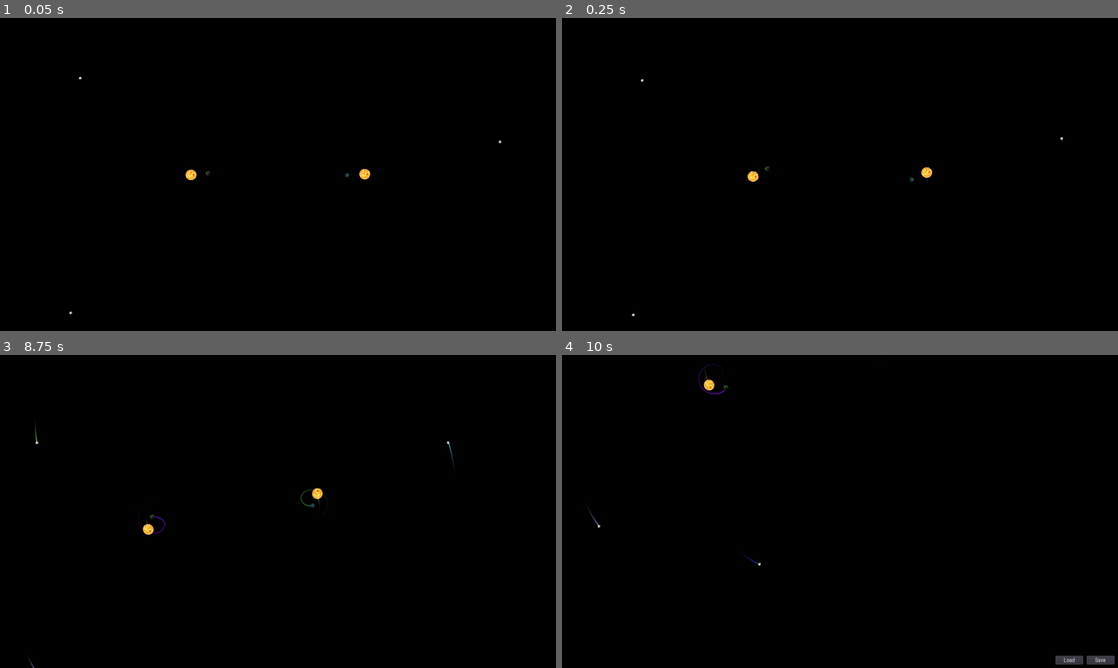
Above: before the commit, frames 1-4 (two rows, left to right).
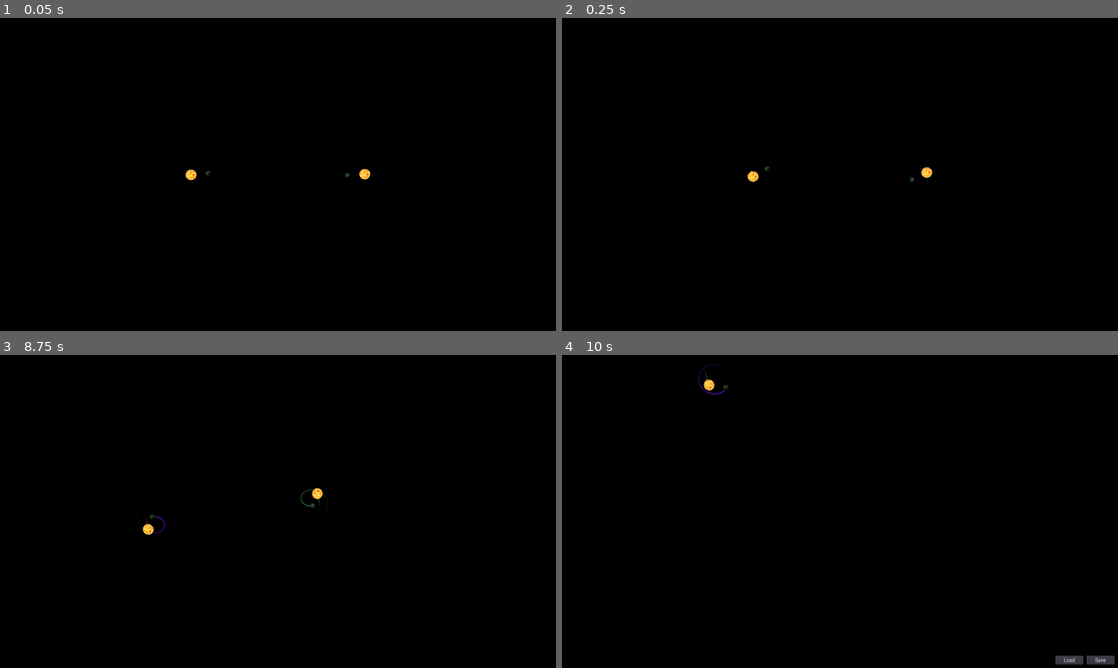
Above: after the commit, the same moments.

Repository: DimalexX/Orbits
Game: Godot game, scene res://Planets.tscn
Two runs of this game, one before a commit and one after it. Both use one fixed random seed, a clock stepped at 60 frames per second and the inputs below.
Inputs (mouse positions are in pixels of both pictures, inside the frame that each line leads up to):
- Up to frame 1 (0.05 s): no input
- Up to frame 2 (0.25 s): no input
- Up to frame 3 (8.75 s): tap Enter at 0.5, 6.5 s; move the mouse to (400, 495) at 0.52 s; hold Right (ui_right) 0.53-1.25 s; click (400, 495) at 0.67 s; tap Space (ui_select) at 0.77, 5, 5.27, 6.77, 7.52, 8.27 s; click "Load" at 1.25 s; click "Cancel" at 2 s; click "Save" at 2.75 s; click (522, 646) at 3.52 s; type "12" at 3.6 s; click "Save" at 4.25 s; move the mouse to (166, 527) at 5.02 s; hold Down (ui_down) 5.03-5.78 s; move the mouse to (333, 442) at 5.77 s; hold Right (ui_right) 5.78-6.53 s; move the mouse to (250, 574) at 6.52 s; hold Up (ui_up) 6.53-7.28 s; click (250, 574) at 6.67 s; move the mouse to (444, 558) at 7.27 s; hold Left (ui_left) from 7.28 s (still down); move the mouse to (111, 464) at 8.02 s
- Up to frame 4 (10 s): move the mouse to (867, 511) at 8.77 s; release Left (ui_left) at 8.78 s; hold Down (ui_down) 8.78-9.53 s; click (867, 511) at 8.92 s; move the mouse to (756, 433) at 9.52 s; hold Right (ui_right) from 9.53 s (still down); tap Space (ui_select) at 9.77 s

The runs differ from the first frame. In frame 1, less than 0.1% of the frame differs, in the area x 12-91%, y 18-95%; in frame 2, less than 0.1%; in frame 3, less than 0.1%, in the area x 5-82%, y 22-100%; in frame 4, less than 0.1%.

Commit message:
Edit Dialog

Diff:
--- /dev/null
+++ b/EditDialog.tscn
@@ -0,0 +1,181 @@
+[gd_scene format=2]
+
+[node name="EditDialog" type="Control"]
+anchor_right = 1.0
+anchor_bottom = 1.0
+margin_right = -1600.0
+margin_bottom = -900.0
+
+[node name="PanelContainer" type="PanelContainer" parent="."]
+anchor_right = 1.0
+anchor_bottom = 1.0
+margin_right = 223.0
+margin_bottom = 285.0
+
+[node name="Panel" type="Panel" parent="PanelContainer"]
+margin_left = 7.0
+margin_top = 7.0
+margin_right = 216.0
+margin_bottom = 278.0
+
+[node name="VBoxContainer" type="VBoxContainer" parent="PanelContainer/Panel"]
+anchor_right = 1.0
+anchor_bottom = 1.0
+
+[node name="HBoxContainer" type="HBoxContainer" parent="PanelContainer/Panel/VBoxContainer"]
+margin_right = 209.0
+margin_bottom = 29.0
+
+[node name="Label" type="Label" parent="PanelContainer/Panel/VBoxContainer/HBoxContainer"]
+margin_top = 5.0
+margin_right = 85.0
+margin_bottom = 24.0
+rect_min_size = Vector2( 85, 0 )
+text = "Name:"
+align = 2
+
+[node name="LEName" type="LineEdit" parent="PanelContainer/Panel/VBoxContainer/HBoxContainer"]
+margin_left = 89.0
+margin_right = 209.0
+margin_bottom = 29.0
+size_flags_horizontal = 3
+
+[node name="HBoxContainer2" type="HBoxContainer" parent="PanelContainer/Panel/VBoxContainer"]
+margin_top = 33.0
+margin_right = 209.0
+margin_bottom = 62.0
+
+[node name="Label" type="Label" parent="PanelContainer/Panel/VBoxContainer/HBoxContainer2"]
+margin_top = 5.0
+margin_right = 85.0
+margin_bottom = 24.0
+rect_min_size = Vector2( 85, 0 )
+text = "Position (X):"
+align = 2
+
+[node name="LEPosX" type="LineEdit" parent="PanelContainer/Panel/VBoxContainer/HBoxContainer2"]
+margin_left = 89.0
+margin_right = 209.0
+margin_bottom = 29.0
+size_flags_horizontal = 3
+
+[node name="HBoxContainer3" type="HBoxContainer" parent="PanelContainer/Panel/VBoxContainer"]
+margin_top = 66.0
+margin_right = 209.0
+margin_bottom = 95.0
+
+[node name="Label" type="Label" parent="PanelContainer/Panel/VBoxContainer/HBoxContainer3"]
+margin_top = 5.0
+margin_right = 85.0
+margin_bottom = 24.0
+rect_min_size = Vector2( 85, 0 )
+text = "Position (Y):"
+align = 2
+
+[node name="LEPosY" type="LineEdit" parent="PanelContainer/Panel/VBoxContainer/HBoxContainer3"]
+margin_left = 89.0
+margin_right = 209.0
+margin_bottom = 29.0
+size_flags_horizontal = 3
+
+[node name="HBoxContainer4" type="HBoxContainer" parent="PanelContainer/Panel/VBoxContainer"]
+margin_top = 99.0
+margin_right = 209.0
+margin_bottom = 128.0
+
+[node name="Label" type="Label" parent="PanelContainer/Panel/VBoxContainer/HBoxContainer4"]
+margin_top = 5.0
+margin_right = 85.0
+margin_bottom = 24.0
+rect_min_size = Vector2( 85, 0 )
+text = "Velocity (X):"
+align = 2
+
+[node name="LEVelX" type="LineEdit" parent="PanelContainer/Panel/VBoxContainer/HBoxContainer4"]
+margin_left = 89.0
+margin_right = 209.0
+margin_bottom = 29.0
+size_flags_horizontal = 3
+
+[node name="HBoxContainer5" type="HBoxContainer" parent="PanelContainer/Panel/VBoxContainer"]
+margin_top = 132.0
+margin_right = 209.0
+margin_bottom = 161.0
+
+[node name="Label" type="Label" parent="PanelContainer/Panel/VBoxContainer/HBoxContainer5"]
+margin_top = 5.0
+margin_right = 85.0
+margin_bottom = 24.0
+rect_min_size = Vector2( 85, 0 )
+text = "Velocity (Y):"
+align = 2
+
+[node name="LEVelY" type="LineEdit" parent="PanelContainer/Panel/VBoxContainer/HBoxContainer5"]
+margin_left = 89.0
+margin_right = 209.0
+margin_bottom = 29.0
+size_flags_horizontal = 3
+
+[node name="HBoxContainer6" type="HBoxContainer" parent="PanelContainer/Panel/VBoxContainer"]
+margin_top = 165.0
+margin_right = 209.0
+margin_bottom = 194.0
+
+[node name="Label" type="Label" parent="PanelContainer/Panel/VBoxContainer/HBoxContainer6"]
+margin_top = 5.0
+margin_right = 85.0
+margin_bottom = 24.0
+rect_min_size = Vector2( 85, 0 )
+text = "Mass:"
+align = 2
+
+[node name="LEMass" type="LineEdit" parent="PanelContainer/Panel/VBoxContainer/HBoxContainer6"]
+margin_left = 89.0
+margin_right = 209.0
+margin_bottom = 29.0
+size_flags_horizontal = 3
+
+[node name="HBoxContainer7" type="HBoxContainer" parent="PanelContainer/Panel/VBoxContainer"]
+margin_top = 198.0
+margin_right = 209.0
+margin_bottom = 227.0
+
+[node name="Label" type="Label" parent="PanelContainer/Panel/VBoxContainer/HBoxContainer7"]
+margin_top = 5.0
+margin_right = 85.0
+margin_bottom = 24.0
+rect_min_size = Vector2( 85, 0 )
+text = "Image scale:"
+align = 2
+
+[node name="LEScale" type="LineEdit" parent="PanelContainer/Panel/VBoxContainer/HBoxContainer7"]
+margin_left = 89.0
+margin_right = 209.0
+margin_bottom = 29.0
+size_flags_horizontal = 3
+
+[node name="HBoxContainer8" type="HBoxContainer" parent="PanelContainer/Panel/VBoxContainer"]
+margin_top = 231.0
+margin_right = 209.0
+margin_bottom = 271.0
+size_flags_vertical = 3
+custom_constants/separation = 10
+alignment = 1
+
+[node name="BOK" type="Button" parent="PanelContainer/Panel/VBoxContainer/HBoxContainer8"]
+margin_left = 19.0
+margin_top = 7.0
+margin_right = 99.0
+margin_bottom = 32.0
+rect_min_size = Vector2( 80, 25 )
+size_flags_vertical = 4
+text = "OK"
+
+[node name="BCancel" type="Button" parent="PanelContainer/Panel/VBoxContainer/HBoxContainer8"]
+margin_left = 109.0
+margin_top = 7.0
+margin_right = 189.0
+margin_bottom = 32.0
+rect_min_size = Vector2( 80, 25 )
+size_flags_vertical = 4
+text = "Cancel"
--- a/Planets.gd
+++ b/Planets.gd
@@ -32,6 +32,16 @@
 onready var b_edit: Button = $UI/EditPlanetMenu/VBoxContainer/BEdit
 onready var b_delete: Button = $UI/EditPlanetMenu/VBoxContainer/BDelete
 
+onready var edit_dialog: Control = $UI/EditDialog
+onready var edit_dialog_le_name: LineEdit = $UI/EditDialog/PanelContainer/Panel/VBoxContainer/HBoxContainer/LEName
+onready var edit_dialog_le_posx: LineEdit = $UI/EditDialog/PanelContainer/Panel/VBoxContainer/HBoxContainer2/LEPosX
+onready var edit_dialog_le_posy: LineEdit = $UI/EditDialog/PanelContainer/Panel/VBoxContainer/HBoxContainer3/LEPosY
+onready var edit_dialog_le_velx: LineEdit = $UI/EditDialog/PanelContainer/Panel/VBoxContainer/HBoxContainer4/LEVelX
+onready var edit_dialog_le_vely: LineEdit = $UI/EditDialog/PanelContainer/Panel/VBoxContainer/HBoxContainer5/LEVelY
+onready var edit_dialog_le_mass: LineEdit = $UI/EditDialog/PanelContainer/Panel/VBoxContainer/HBoxContainer6/LEMass
+onready var edit_dialog_le_scale: LineEdit = $UI/EditDialog/PanelContainer/Panel/VBoxContainer/HBoxContainer7/LEScale
+#onready var edit_dialog_lename: LineEdit = $UI/EditDialog/PanelContainer/Panel/VBoxContainer/HBoxContainer8/LEName
+
 onready var buttons: HBoxContainer = $UI/VBoxContainer/HBoxContainer/Buttons
 
 onready var planet_info: Control = $UI/VBoxContainer/HBoxContainer/PlanetInfo
@@ -49,12 +59,14 @@
 var info_timer: float = 0
 var dialog_on_screen: bool = false
 var edit_dialog_on_screen: bool = false
+var click_position: Vector2 = Vector2.ZERO
 
 
 func _ready():
 	randomize()
 	planets = get_tree().get_nodes_in_group("Planet")
-	generate_asteroids(5)
+	sort_planets()
+	generate_asteroids(0)
 	sol_camera.global_position = calc_mass_center()
 	sol_camera.smoothing_enabled = true
 	OS.min_window_size = Vector2(500, 400)
@@ -136,7 +148,7 @@
 
 func sort_planets():
 	planets.sort_custom(self, "sort_by_mass")
-#	print(planets)
+	print("sort_planets: ", planets.size())
 	for p in planets:
 		p.set_other_planets(planets)
 
@@ -261,7 +273,25 @@
 	delete_planet(selected_planet)
 	hide_edit_planet_menu()
 
-var click_position: Vector2 = Vector2.ZERO
+
+func show_edit_dialog():
+	edit_planet_menu.hide()
+	edit_dialog_le_name.text = selected_planet.name
+	edit_dialog_le_posx.text = str(selected_planet.global_position.x)
+	edit_dialog_le_posy.text = str(selected_planet.global_position.y)
+	edit_dialog_le_velx.text = str(selected_planet.linear_velocity.x)
+	edit_dialog_le_vely.text = str(selected_planet.linear_velocity.y)
+	edit_dialog_le_mass.text = str(selected_planet.mass)
+	edit_dialog_le_scale.text = str(selected_planet.get_node("Sprite").scale.x)
+	edit_dialog.rect_position = edit_planet_menu.rect_position
+	edit_dialog.show()
+
+
+func hide_edit_dialog():
+	edit_dialog.hide()
+	edit_dialog_on_screen = false
+
+
 func _on_BNew_pressed() -> void:
 #	print(edit_planet_menu.get_canvas_transform())
 #	print(edit_planet_menu.get_global_rect())
@@ -271,11 +301,34 @@
 #	print(edit_planet_menu.get_transform())
 #	print(edit_planet_menu.get_viewport_transform())
 #	print(edit_planet_menu.rect_global_position)
-#	print(sol_camera.global_position)
+#	print(get_global_transform_with_canvas())
+#	print(get_global_transform())
+#	print(get_viewport_transform())
 #	change_cam_parent(add_planet($UI.transform * edit_planet_menu.rect_global_position))
+#		ui_pos = world.get_canvas_transform().xform(world_pos) dalexeev
+#		world_pos = world.get_canvas_transform().affine_inverse().xform(ui_pos)
 	change_cam_parent(add_planet(click_position))
 	hide_edit_planet_menu()
-#	show_edit_dialog()
+	show_edit_dialog()
+
+
+func _on_BEdit_pressed() -> void:
+	show_edit_dialog()
+
+
+func _on_EditDialogBCancel_pressed() -> void:
+	hide_edit_dialog()
+
+
+func _on_BOK_pressed() -> void:
+	edit_planet_menu.hide()
+	selected_planet.name = edit_dialog_le_name.text
+	selected_planet.global_position = Vector2(float(edit_dialog_le_posx.text), float(edit_dialog_le_posy.text))
+	selected_planet.linear_velocity = Vector2(float(edit_dialog_le_velx.text), float(edit_dialog_le_vely.text))
+	selected_planet.mass = float(edit_dialog_le_mass.text)
+	selected_planet.get_node("Sprite").scale = Vector2(float(edit_dialog_le_scale.text), float(edit_dialog_le_scale.text))
+	hide_edit_dialog()
+	update_info(true)
 
 
 func show_hide_file_list(_show):
--- a/Planets.tscn
+++ b/Planets.tscn
@@ -10,6 +10,7 @@
 [ext_resource path="res://FileLIst.tscn" type="PackedScene" id=8]
 [ext_resource path="res://FileNameEdit.tscn" type="PackedScene" id=9]
 [ext_resource path="res://EditPlanetMenu.tscn" type="PackedScene" id=10]
+[ext_resource path="res://EditDialog.tscn" type="PackedScene" id=11]
 
 [node name="Orbits" type="Node2D"]
 pause_mode = 2
@@ -91,6 +92,9 @@
 margin_right = 800.0
 margin_bottom = 400.0
 
+[node name="EditDialog" parent="UI" instance=ExtResource( 11 )]
+visible = false
+
 [node name="Planets" type="Node" parent="."]
 
 [node name="Sol" parent="Planets" instance=ExtResource( 2 )]
@@ -143,8 +147,11 @@
 [connection signal="pressed" from="UI/VBoxContainer/HBoxContainer/Buttons/Load" to="." method="_on_Load_pressed"]
 [connection signal="pressed" from="UI/VBoxContainer/HBoxContainer/Buttons/Save" to="." method="_on_Save_pressed"]
 [connection signal="pressed" from="UI/EditPlanetMenu/VBoxContainer/BNew" to="." method="_on_BNew_pressed"]
+[connection signal="pressed" from="UI/EditPlanetMenu/VBoxContainer/BEdit" to="." method="_on_BEdit_pressed"]
 [connection signal="pressed" from="UI/EditPlanetMenu/VBoxContainer/BDelete" to="." method="_on_BDelete_pressed"]
 [connection signal="pressed" from="UI/EditPlanetMenu/VBoxContainer/BCancel" to="." method="_on_BCancel_pressed"]
+[connection signal="pressed" from="UI/EditDialog/PanelContainer/Panel/VBoxContainer/HBoxContainer8/BOK" to="." method="_on_BOK_pressed"]
+[connection signal="pressed" from="UI/EditDialog/PanelContainer/Panel/VBoxContainer/HBoxContainer8/BCancel" to="." method="_on_EditDialogBCancel_pressed"]
 
 [editable path="UI/VBoxContainer/HBoxContainer/FileLIst"]
 [editable path="UI/VBoxContainer/HBoxContainer/FileLIst/VBoxContainer/Buttons"]
@@ -152,6 +159,7 @@
 [editable path="UI/VBoxContainer/HBoxContainer/FileNameEdit/VBoxContainer/Buttons"]
 [editable path="UI/VBoxContainer/HBoxContainer/Buttons"]
 [editable path="UI/EditPlanetMenu"]
+[editable path="UI/EditDialog"]
 [editable path="Planets/Sol"]
 [editable path="Planets/Sol2"]
 [editable path="Planets/Planet"]
Not shown: 1 places in Planets.tscn that only renumber resources
